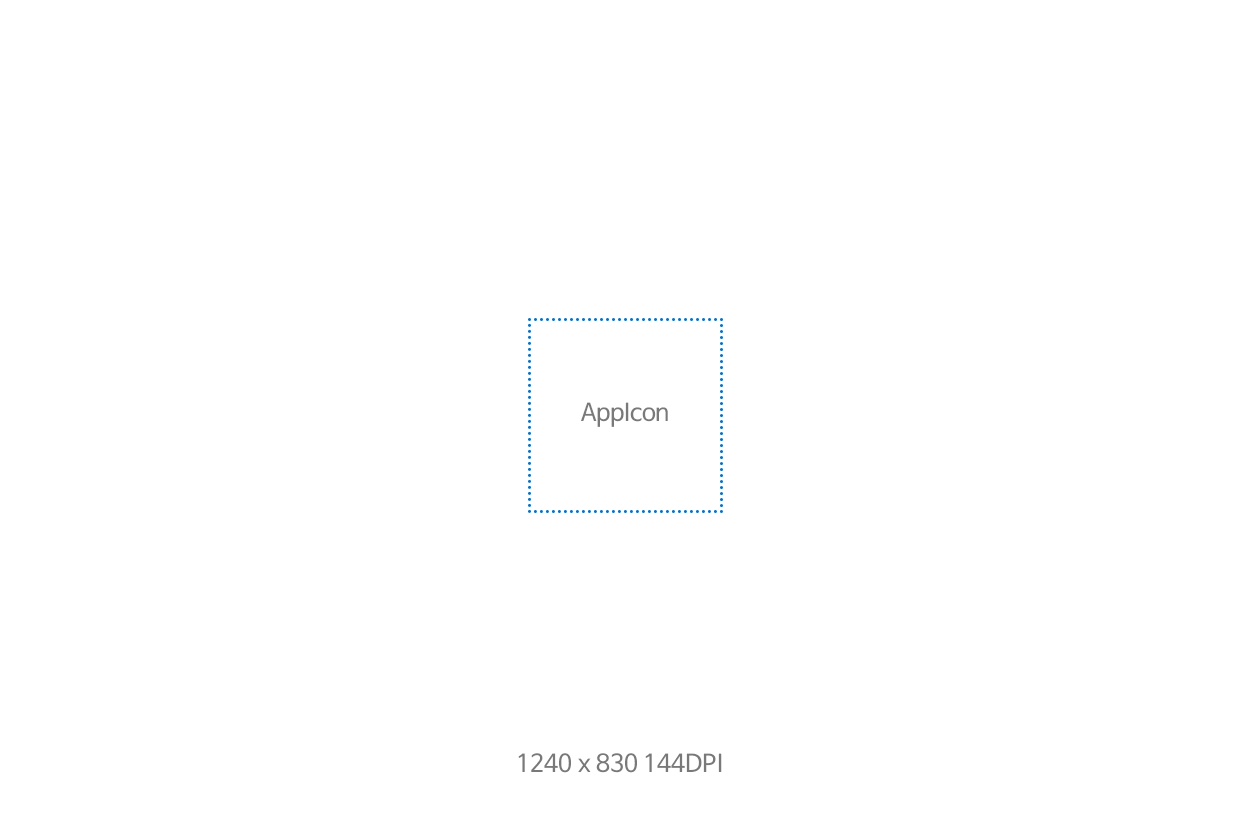
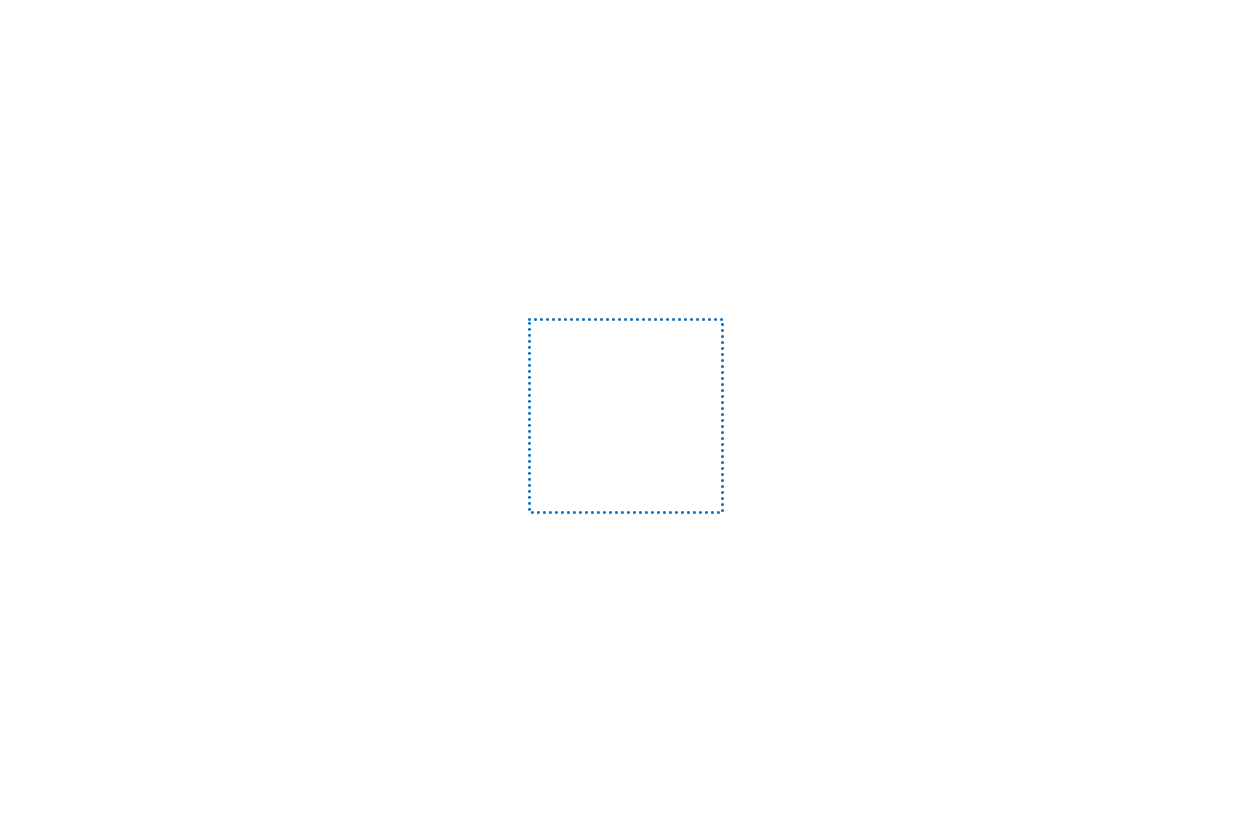
Two versions of the same layered image (1240 x 830). Layer-by-layer changes:
removed group "Ref" (5 layers) over [518, 318, 724, 773]
removed group "Note" (2 layers) from group "Ref" over [518, 402, 722, 773]
removed layer "1240 x 830 144DPI" from group "Note" over [518, 753, 722, 773]
removed layer "AppIcon" from group "Note" over [581, 402, 668, 427]
removed layer "App Icon Location" from group "Ref" over [528, 318, 723, 513]
removed layer "Background" from group "Ref" over [518, 318, 724, 773]
added layer "Guideline: App Icon location here" above "Optional: Background Color" over [528, 318, 724, 514]
added layer "Optional: Background Color" over [518, 318, 724, 773]
